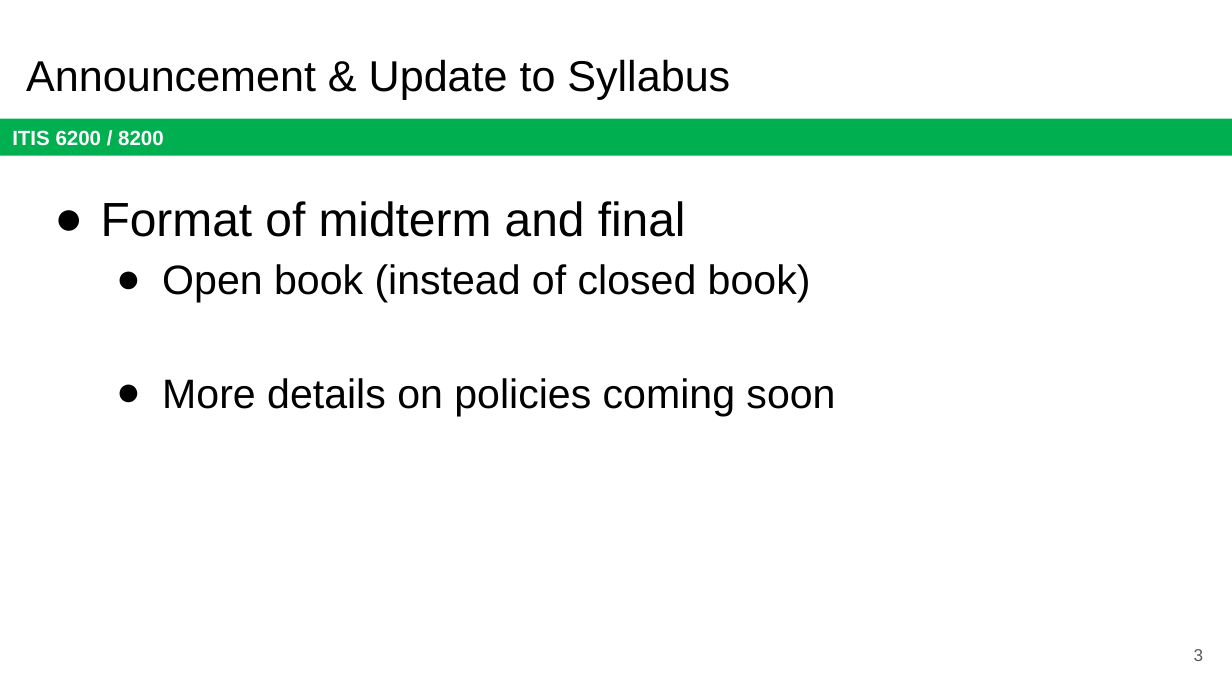
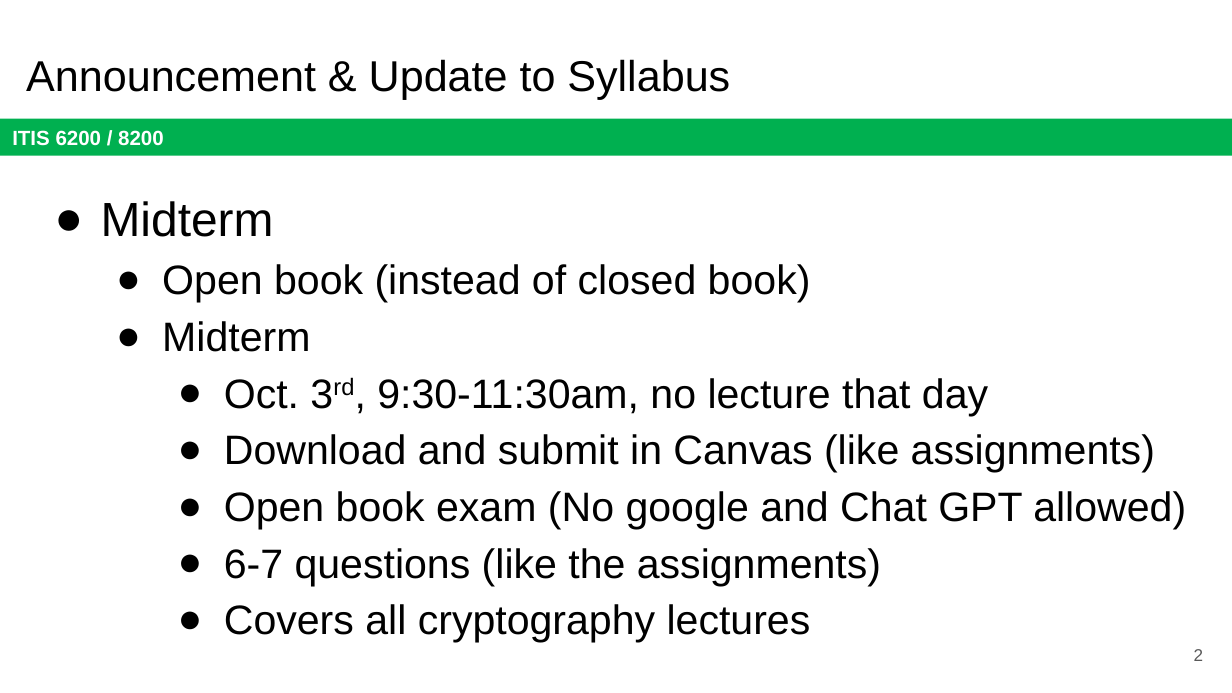
Before and after one commit to jx5c/github.io, a slide deck: slide 2 of teaching/ITIS6200/2023fa/lectures/Sep.5.syllabus.update.pptx (slide 3 before the commit). Drawn at 1232x693 pixels with LibreOffice and Linux fonts; fonts in the diff are those of the drawing. Boxes give left, top, right and bottom in pixels: in the first picture for what was removed or moved away, otherwise in the second. Text is boxed around its words. In the diff, an @@ line names an element or a change of style, - is before the commit and + after.

```diff
--- a/teaching/ITIS6200/2023fa/lectures/Sep.5.syllabus.update.pptx
+++ b/teaching/ITIS6200/2023fa/lectures/Sep.5.syllabus.update.pptx
@@ text at <box>101,201,274,237</box>: text changed @@
-● Format of midterm and final
+● Midterm
@@ text at <box>162,321,1186,643</box>: text changed @@
-  ● More details on policies coming soon
+  ● Midterm
+    ● Oct. 3rd, 9:30-11:30am, no lecture that day
+    ● Download and submit in Canvas (like assignments)
+    ● Open book exam (No google and Chat GPT allowed)
+    ● 6-7 questions (like the assignments)
+    ● Covers all cryptography lectures
@@ page number at <box>1194,649,1204,661</box>: text changed @@
-3
+2
```
Also in this commit, not shown: 1 other slide changed, 1 other file.
